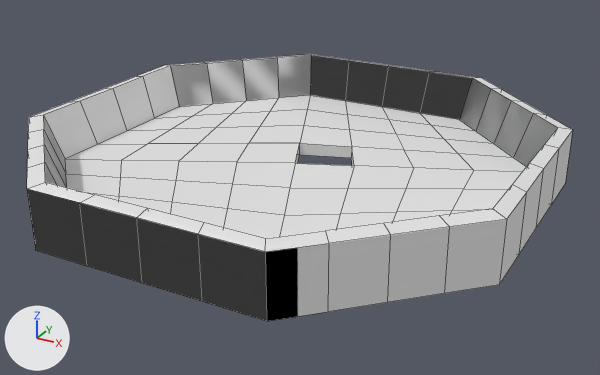
An edit to the OBJ model models/floor_1.obj, drawn before and after from the same camera.
Camera for both pictures: a 50 mm camera at (25.2, -45.2, 20.9) aimed at (0.8, -0.7, -1.3). Lighting does not change. The marker at lower left points along +X, +Y and +Z. Mesh edges are drawn as thin lines. Where no turn or scale is listed for an object, it has been applied to the vertices.

Names of what the first picture shows: 'floor.001'.
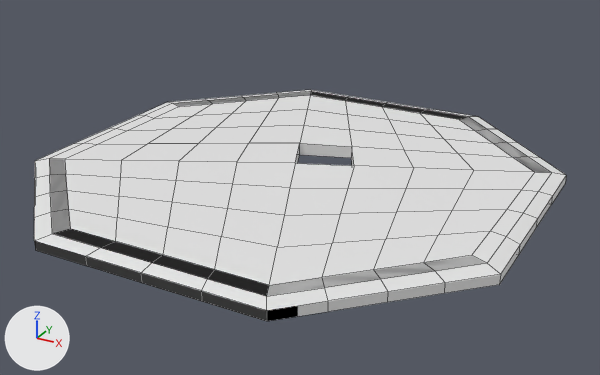
Where the change shows, as pixel boxes (x1, y1, x2, y2) in the pictures (600 x 375 px; the box of a moved part takes in the faces that stretch with it):
'floor.001', reshaped (13% shorter): before (27, 54, 573, 321); after (34, 90, 566, 321)
part 1 of me_floor_001, moved or reshaped: before (27, 54, 573, 321); after (34, 90, 566, 321)
part 2 of me_floor_001, shading changed: (65, 95, 526, 239) in both

The edits, one by one:
me_floor_001 is used by ob_floor_001; location (0.0, 0.0, 0.0).
me_floor_001 had 226 vertices, 226 faces and spanned x -16.2..16.2, y -16.2..16.2, z -0.9..3.0.
me_floor_001 now has 226 vertices, 226 faces and spans x -16.2..16.2, y -16.2..16.2, z -0.9..0.0.
me_floor_001 part 1: all 64 vertices in x -16.2..16.2, y -16.2..16.2, z 2.8..3.0 are moved by (0.0, 0.0, -3.1).
me_floor_001 part 2: edges marked sharp go from 186 to 178.
